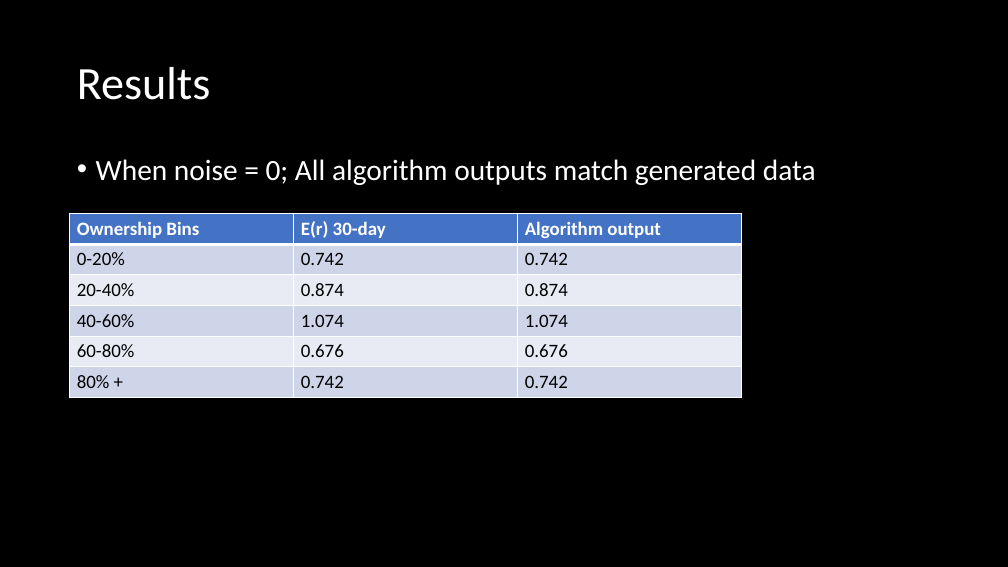
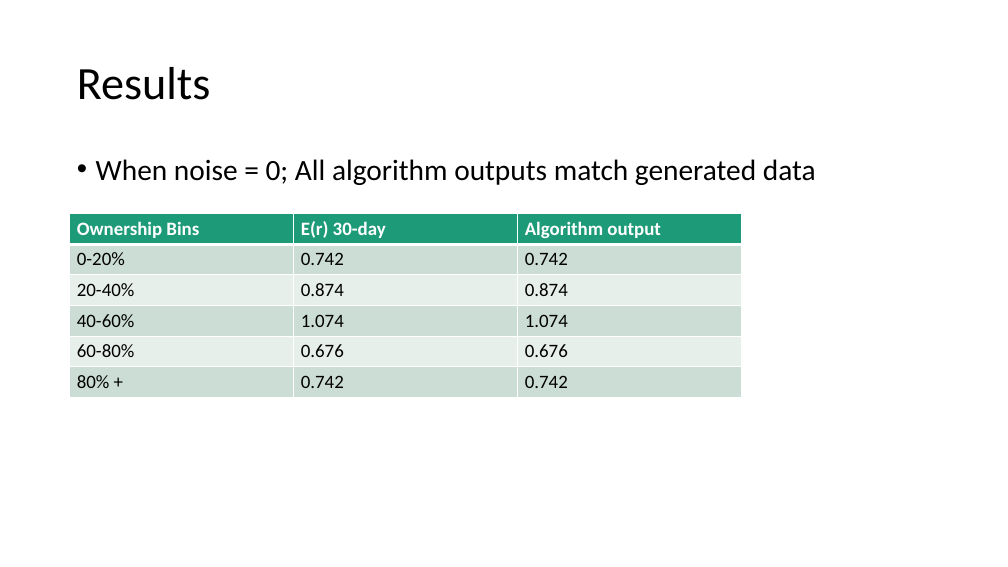
Before and after one commit to AmritSd/Institutional-ownership-impact-on-stocks-near-one-dollar, a slide deck: slide 6 of Weekly update.pptx. Drawn at 1008x567 pixels with LibreOffice and Linux fonts; fonts in the diff are those of the drawing. Boxes give left, top, right and bottom in pixels: in the first picture for what was removed or moved away, otherwise in the second. Text is boxed around its words. In the diff, an @@ line names an element or a change of style, - is before the commit and + after.

Commit message:
Changed color theme for ppt

```diff
--- a/Weekly update.pptx
+++ b/Weekly update.pptx
@@ background #000000 to #FFFFFF @@
@@ title "Results" at <box>77,67,211,100</box>: text colour #FFFFFF to #000000 @@
@@ text "When noise = 0; All ..." at <box>96,159,816,185</box>: text colour #FFFFFF to #000000 @@
@@ table at <box>70,213,741,397</box> @@
@@ fill #4472C4 to #1D9A78 in row 1 @@
@@ fill #CFD5EA to #CDDED6 in 9 cells @@
@@ fill #E9EBF5 to #E8EFEC in 6 cells @@
```
Also in this commit, not shown: 6 other slides changed, 1 other file.
